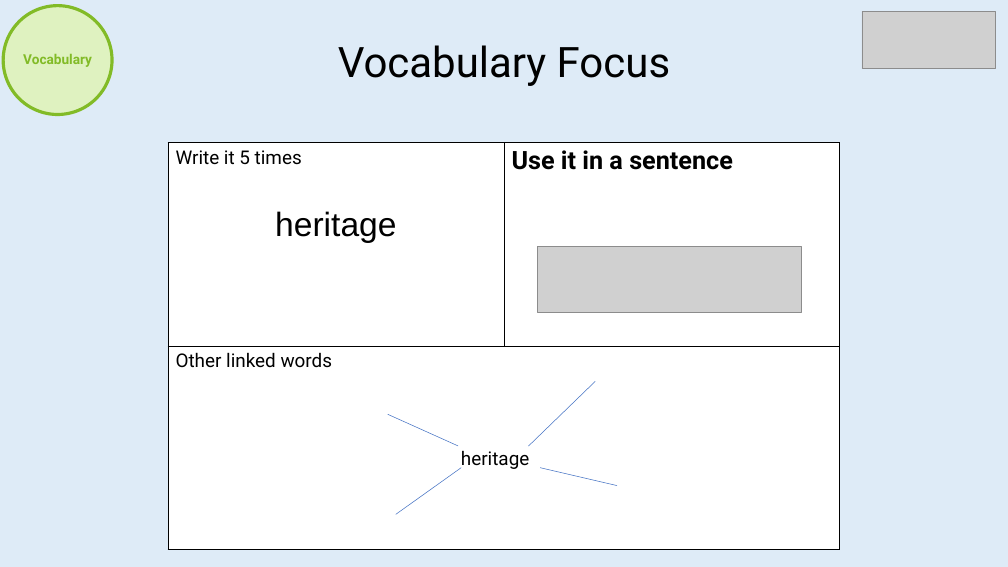
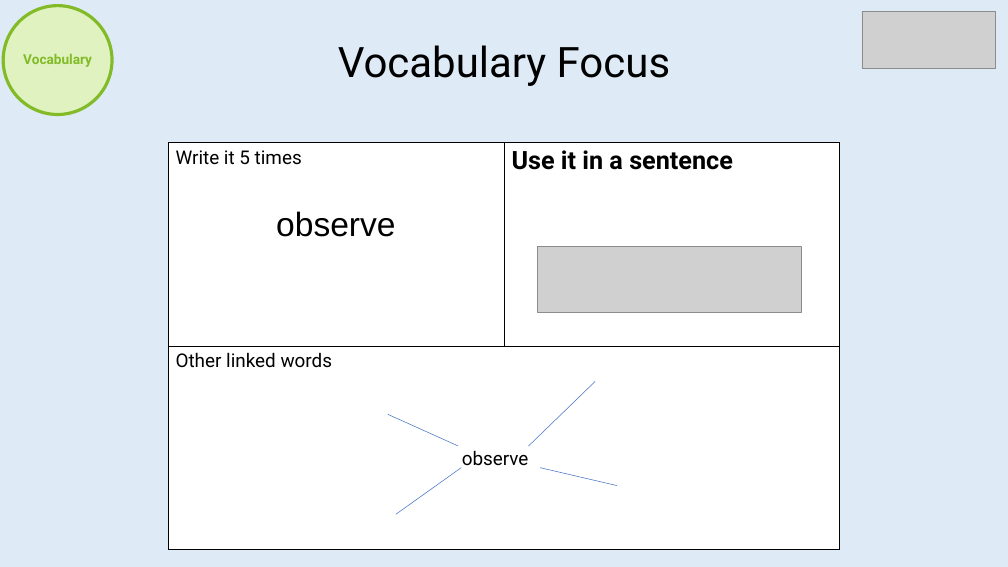
Before and after one commit to imcl75/claude_files, a slide deck: slide 5 of Reading/BeingAReader_Template.pptx. Drawn at 1008x567 pixels with LibreOffice and Linux fonts; fonts in the diff are those of the drawing; grey boxes stand for pictures. Boxes give left, top, right and bottom in pixels: in the first picture for what was removed or moved away, otherwise in the second. Text is boxed around its words. In the diff, an @@ line names an element or a change of style, - is before the commit and + after.

```diff
--- a/Reading/BeingAReader_Template.pptx
+++ b/Reading/BeingAReader_Template.pptx
@@ table at box(168, 143, 839, 550) @@
-row 1, column 1: Write it 5 times / heritage
+row 1, column 1: Write it 5 times / observe
@@ text at box(462, 450, 529, 466): text changed @@
-heritage
+observe
```
Also in this commit, not shown: 9 other slides changed, 3 slides added, 3 slides removed.
